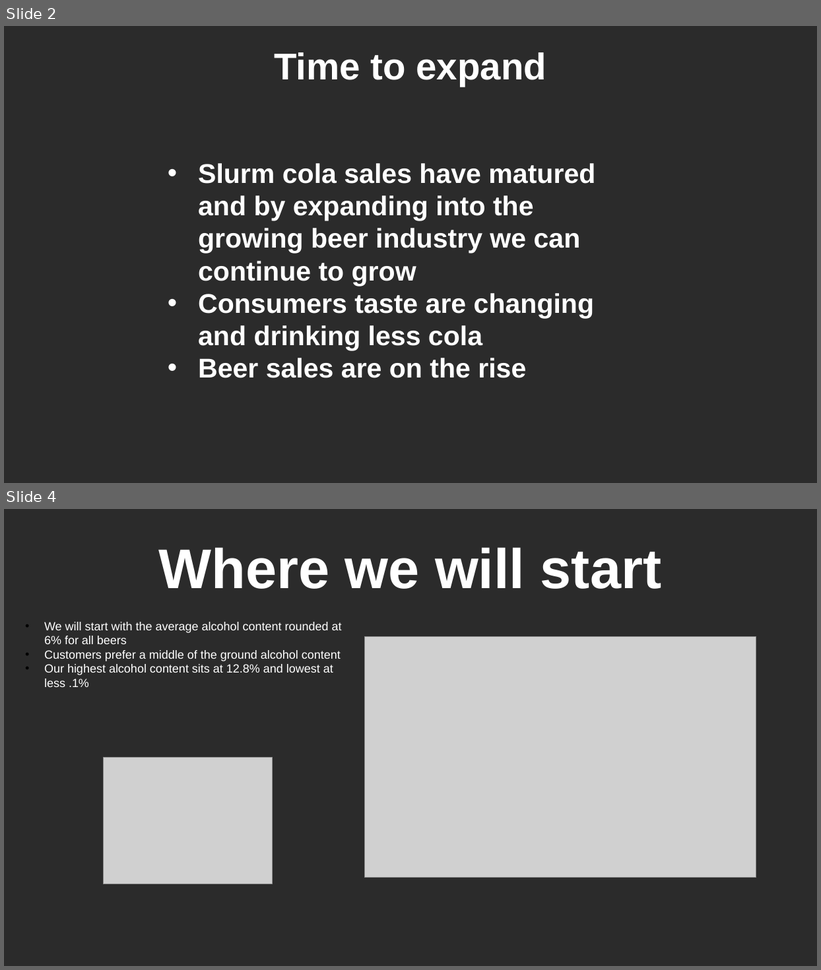
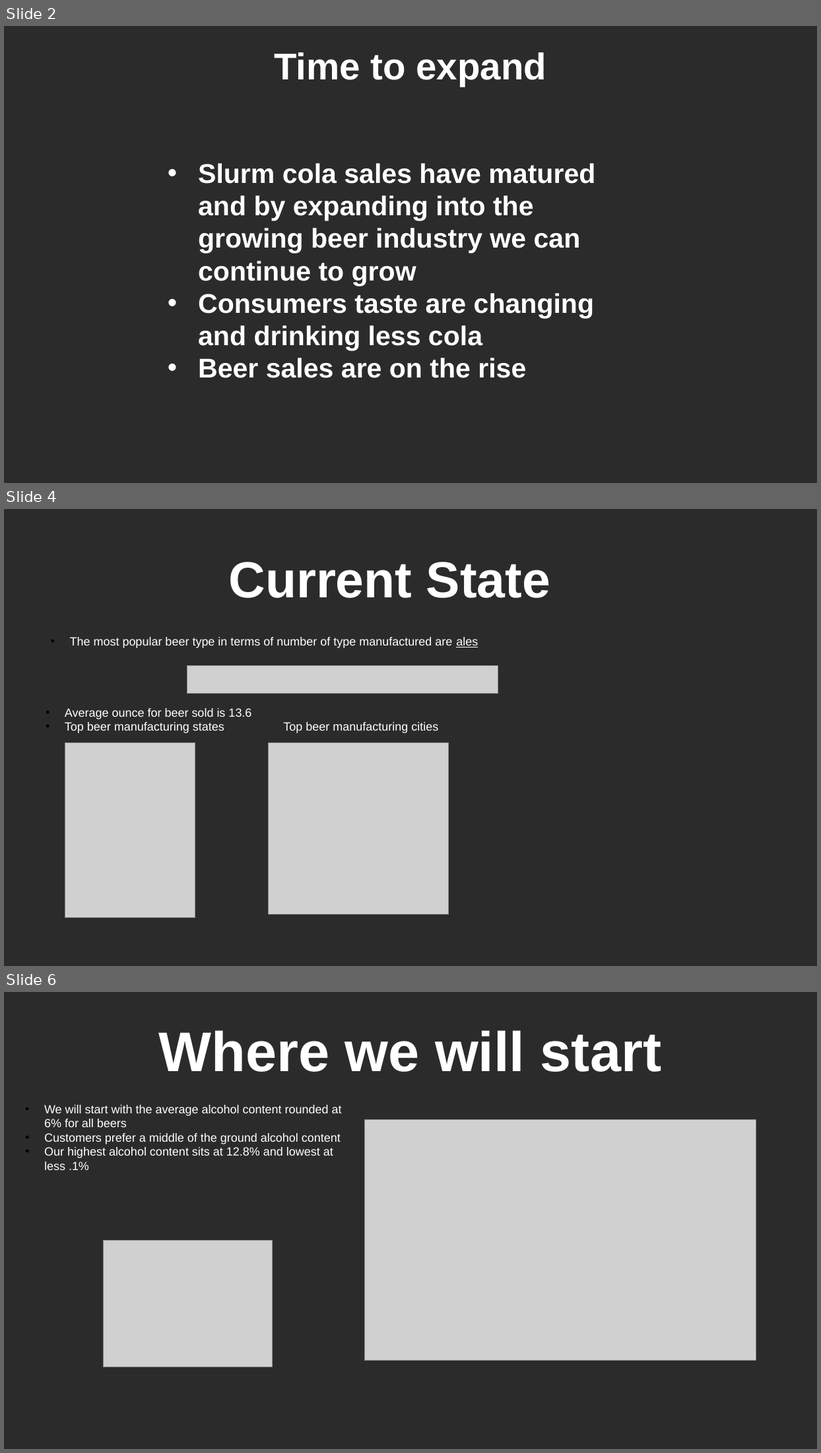
Before and after one commit to martin8886/Case-Study-1-EDA-of-breweries-in-R, a slide deck: presentation/Team_TAM_CaseStudy01.pptx. Shown one above the other, each under a label of ours: slides 2 and 4 before the commit, slides 2, 4 and 6 after it; the slides between them are not shown. The pictures are 821x970 and 821x1453 pixels, drawn with LibreOffice and Linux fonts; fonts in the diff are those of the drawing; grey boxes stand for pictures; background and template pictures are left out; a plain dark background stands for a picture behind light text. Boxes give left, top, right and bottom in pixels: in the first picture for what was removed or moved away, otherwise in the second. Text is boxed around its words. In the diff, an @@ line names an element or a change of style, - is before the commit and + after.

```diff
--- a/presentation/Team_TAM_CaseStudy01.pptx
+++ b/presentation/Team_TAM_CaseStudy01.pptx
@@ slide 4 added at [4,509,817,966], background picture (left out) @@
@@ subtitle added at [228,562,550,598], 60 pt, text #FFFFFF, bold @@
+Current State
@@ text added at [70,637,478,648], 14 pt, text #FFFFFF @@
+• The most popular beer type in terms of number of type manufactured are ales
@@ picture added at [187,666,498,694] @@
@@ text added at [65,708,438,733], 14 pt, text #FFFFFF @@
+• Average ounce for beer sold is 13.6
+• Top beer manufacturing states Top beer manufacturing cities
@@ picture added at [65,743,195,918] @@
@@ picture added at [268,743,449,915] @@
@@ what was slide 4 is now slide 6 @@
```
Also in this commit, not shown: 1 slide changed, 1 other slide added.
